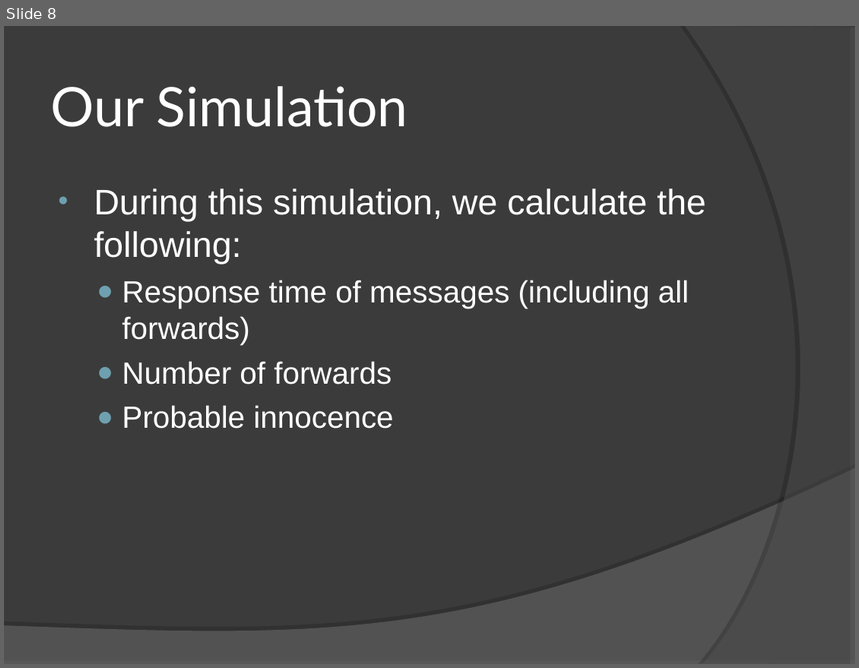
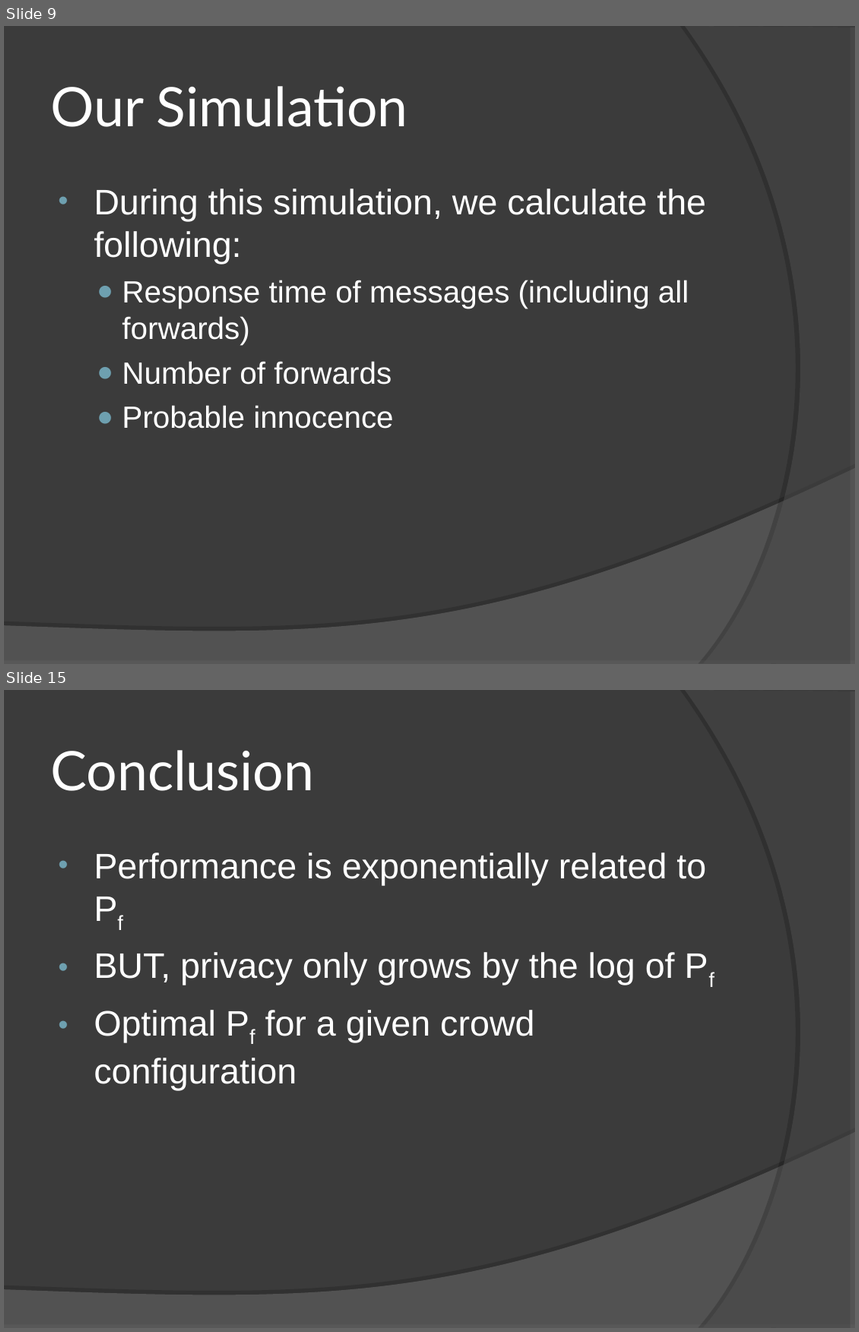
Before and after one commit to jvc11/CrowdsSim, a slide deck: Crowds_YannLindseyJoe.ppt. Shown one above the other, each under a label of ours: slide 8 before the commit, slides 9 and 15 after it; the slides between them are not shown. The pictures are 859x668 and 859x1332 pixels, drawn with LibreOffice and Linux fonts; fonts in the diff are those of the drawing. Boxes give left, top, right and bottom in pixels: in the first picture for what was removed or moved away, otherwise in the second. Text is boxed around its words. In the diff, an @@ line names an element or a change of style, - is before the commit and + after.

```diff
--- a/Crowds_YannLindseyJoe.ppt
+++ b/Crowds_YannLindseyJoe.ppt
@@ slide 15 added at bbox=[4, 690, 855, 1328], background #3B3B3B; not listed: 2 template elements that a slide beside it also shows @@
@@ title added at bbox=[51, 750, 315, 791], 46 pt, text #FFFFFF @@
+Conclusion
@@ text added at bbox=[94, 853, 706, 1091], 30 pt, text #FFFFFF @@
+• Performance is exponentially related to Pf
+• BUT, privacy only grows by the log of Pf
+• Optimal Pf for a given crowd configuration
@@ what was slide 8 is now slide 9 @@
```
Also in this commit, not shown: 5 slides changed, 7 other slides added, 3 slides removed, 1 other file.
